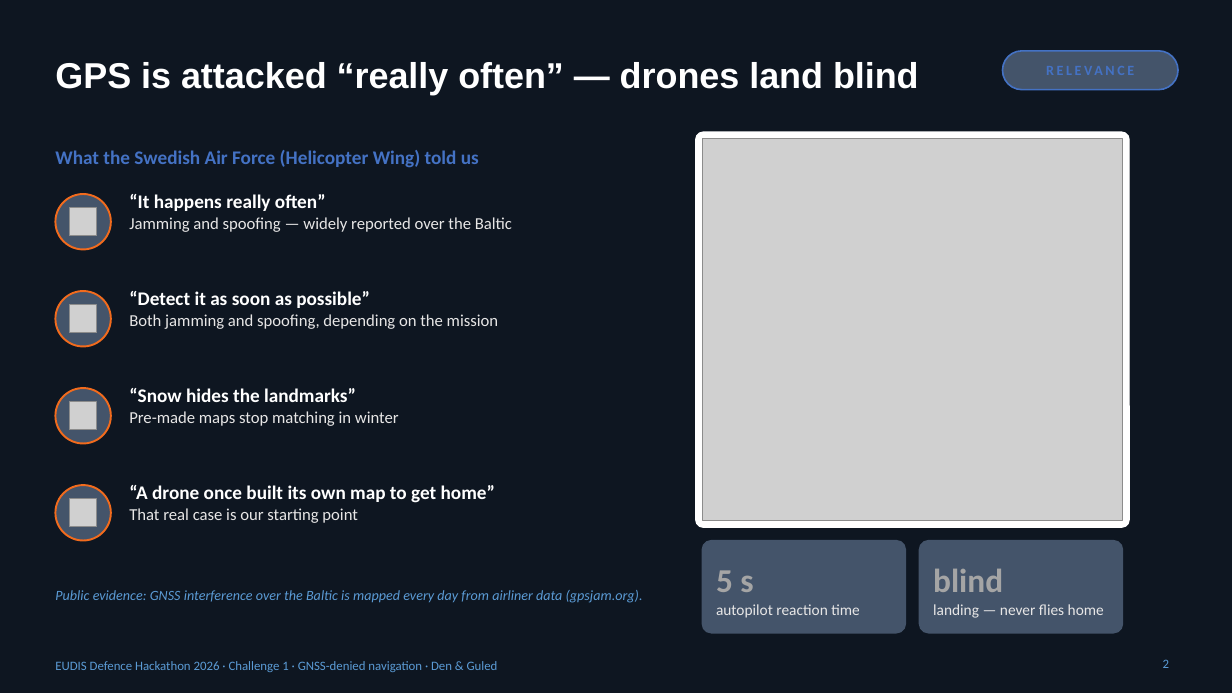
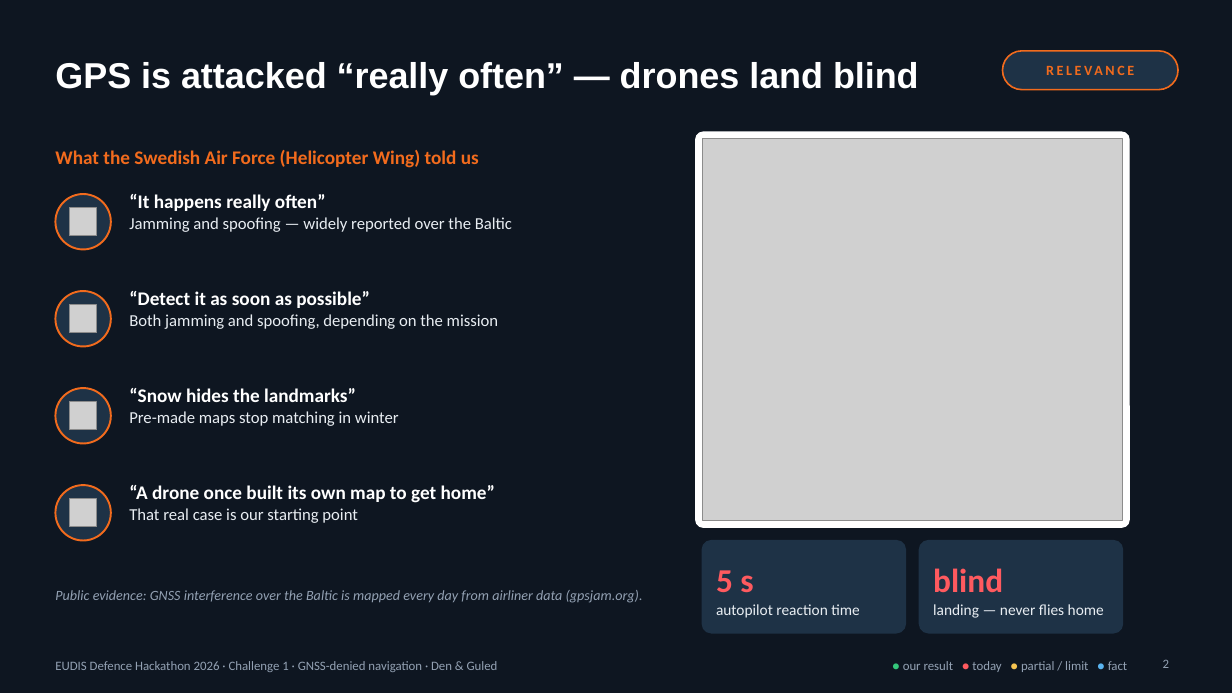
Before and after one commit to Mattheuszu/eudis-challenge1, a slide deck: slide 2 of pitch/GPS_Under_Attack_pitch.pptx. Drawn at 1232x693 pixels with LibreOffice and Linux fonts; fonts in the diff are those of the drawing; grey boxes stand for pictures. Boxes give left, top, right and bottom in pixels: in the first picture for what was removed or moved away, otherwise in the second. Text is boxed around its words. In the diff, an @@ line names an element or a change of style, - is before the commit and + after.

```diff
--- a/pitch/GPS_Under_Attack_pitch.pptx
+++ b/pitch/GPS_Under_Attack_pitch.pptx
@@ text "RELEVANCE" at [1003, 51, 1178, 90]: text colour #4472C4 to #F26B1D @@
@@ rounded rectangle at [1003, 51, 1178, 90]: fill #44546A to #1E3246; outline #4472C4 1.25 pt to #F26B1D 1.25 pt @@
@@ text "What the Swedish Air Force ..." at [55, 150, 479, 168]: text colour #4472C4 to #F26B1D @@
@@ fill #44546A to #1E3246 in 4 elements at [55, 194, 111, 250], [55, 291, 111, 347], [55, 388, 111, 444], [55, 485, 111, 541] @@
@@ rounded rectangle at [702, 541, 906, 633]: fill #44546A to #1E3246; outline #44546A 1 pt to #1E3246 1 pt @@
@@ text "5 s" at [716, 570, 753, 593]: text colour #A5A5A5 to #FF5A5F @@
@@ rounded rectangle at [920, 541, 1123, 633]: fill #44546A to #1E3246; outline #44546A 1 pt to #1E3246 1 pt @@
@@ text "blind" at [933, 568, 1003, 593]: text colour #A5A5A5 to #FF5A5F @@
@@ text "autopilot reaction time" at [716, 604, 859, 618]: text colour #E7E6E6 to #E8EDF2 @@
@@ text "landing — never flies home" at [933, 604, 1104, 618]: text colour #E7E6E6 to #E8EDF2 @@
@@ text colour #5B9BD5 to #93A1B3 in 3 elements at [55, 590, 643, 603], [1163, 660, 1169, 668], [55, 661, 498, 672] @@
@@ text added at [903, 661, 1127, 672], 10 pt, text #93A1B3 @@
+● our result ● today ● partial / limit ● fact
```
Also in this commit, not shown: 12 other slides changed, 2 other files.
